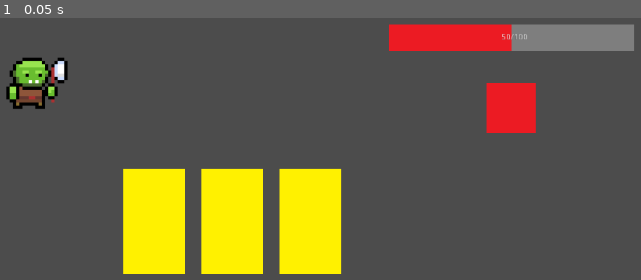
Above: before the commit, frame 1.
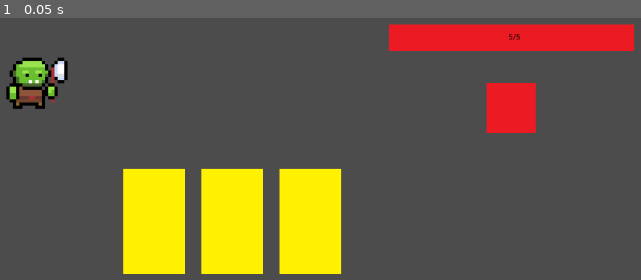
Above: after the commit, the same moment.

Repository: gologo-path/GameProject
Game: Godot game, scene res://scenes/Main.tscn
Same seed, same stepped clock (60 frames per second), same inputs: the game is played once before the commit and once after it.
Inputs:
- Up to frame 1 (0.05 s): no input

The runs differ from the first frame. In frame 1, 2.0% of the frame differs, in the area x 78-99%, y 2-13%.

Commit message:
First working variant of HP-bar

Diff:
--- a/scenes/HPBar.tscn
+++ b/scenes/HPBar.tscn
@@ -1,7 +1,9 @@
-[gd_scene load_steps=3 format=2]
+[gd_scene load_steps=5 format=2]
 
 [ext_resource path="res://assets/full_hp.png" type="Texture" id=1]
 [ext_resource path="res://assets/empty_hp.png" type="Texture" id=2]
+[ext_resource path="res://scripts/TextureProgressHP.gd" type="Script" id=3]
+[ext_resource path="res://scripts/LabelHP.gd" type="Script" id=4]
 
 [node name="Node2D" type="Node2D"]
 
@@ -12,17 +14,20 @@
 value = 50.0
 texture_under = ExtResource( 2 )
 texture_progress = ExtResource( 1 )
+script = ExtResource( 3 )
 __meta__ = {
 "_edit_use_anchors_": false
 }
 
 [node name="Label" type="Label" parent="."]
+modulate = Color( 0, 0, 0, 1 )
 margin_left = 165.0
 margin_top = 15.0
 margin_right = 265.0
 text = "50/100"
 align = 1
 valign = 1
+script = ExtResource( 4 )
 __meta__ = {
 "_edit_use_anchors_": false
 }
--- a/scenes/Main.tscn
+++ b/scenes/Main.tscn
@@ -11,12 +11,14 @@
 [node name="Sprite" parent="." instance=ExtResource( 1 )]
 position = Vector2( 120, 160 )
 
-[node name="Node2D" parent="." instance=ExtResource( 3 )]
+[node name="Cards" parent="." instance=ExtResource( 3 )]
 position = Vector2( 360, 360 )
 scale = Vector2( 0.5, 0.5 )
 
-[node name="Node2D2" parent="." instance=ExtResource( 2 )]
+[node name="Enemy" parent="." instance=ExtResource( 2 )]
 position = Vector2( 675, 100 )
 scale = Vector2( 0.5, 0.5 )
 
-[connection signal="card_selected" from="Node2D" to="." method="_on_Node2D_card_selected"]
+[connection signal="card_selected" from="Cards" to="." method="_on_Node2D_card_selected"]
+[connection signal="killed" from="Enemy" to="." method="_on_Enemy_killed"]
+[connection signal="selected" from="Enemy" to="." method="_on_Enemy_selected"]
--- a/scripts/Enemy.gd
+++ b/scripts/Enemy.gd
@@ -9,4 +9,4 @@
 func _input(event):
 	if event is InputEventMouseButton and event.pressed and event.button_index == BUTTON_LEFT:
 		if get_rect().has_point(to_local(event.position)):
-			emit_signal("selected")
+			get_parent().selected()
--- a/scripts/EnemyScene.gd
+++ b/scripts/EnemyScene.gd
@@ -3,19 +3,22 @@
 func _ready():
 	pass # Replace with function body.
 
-signal killed
-signal selected
+signal killed(index)
+signal selected(index)
 
 var max_helth = 5
 var helth = max_helth
 
-
+func get_max_helth():
+	return max_helth
+func get_current_helth():
+	return helth
 
 func get_damage(damage):
 	helth -= damage
 	if helth <= 0:
-		emit_signal("killed")
+		emit_signal("killed",get_index())
 		# TODO destoy self
 
 func selected():
-	emit_signal("selected")
+	emit_signal("selected",get_index())
--- /dev/null
+++ b/scripts/LabelHP.gd
@@ -0,0 +1,15 @@
+extends Label
+
+
+# Declare member variables here. Examples:
+# var a = 2
+# var b = "text"
+
+
+# Called when the node enters the scene tree for the first time.
+func _ready():
+	self.text = str(get_parent().get_parent().get_current_helth())+"/"+str(get_parent().get_parent().get_max_helth())
+
+# Called every frame. 'delta' is the elapsed time since the previous frame.
+func _process(delta):
+	self.text = str(get_parent().get_parent().get_current_helth())+"/"+str(get_parent().get_parent().get_max_helth())
--- a/scripts/Main.gd
+++ b/scripts/Main.gd
@@ -13,11 +13,11 @@
 	print(card_id)
 
 
-func _on_Sprite2_selected(index):
+
+func _on_Enemy_selected(index):
 	if card_id != "":
-		if card_id[0] == "1":
-			get_child(index).get_damage(3)
+		get_child(index).get_damage(3)
 
 
-func _on_Sprite2_killed(index):
-	print("win")
+func _on_Enemy_killed(index):
+	print("Enemy %d killed" % index)
--- /dev/null
+++ b/scripts/TextureProgressHP.gd
@@ -0,0 +1,18 @@
+extends TextureProgress
+
+
+# Declare member variables here. Examples:
+# var a = 2
+# var b = "text"
+
+
+# Called when the node enters the scene tree for the first time.
+func _ready():
+	self.max_value = get_parent().get_parent().get_max_helth()
+	self.value = get_parent().get_parent().get_current_helth()
+
+
+# Called every frame. 'delta' is the elapsed time since the previous frame.
+func _process(delta):
+	self.max_value = get_parent().get_parent().get_max_helth()
+	self.value = get_parent().get_parent().get_current_helth()
